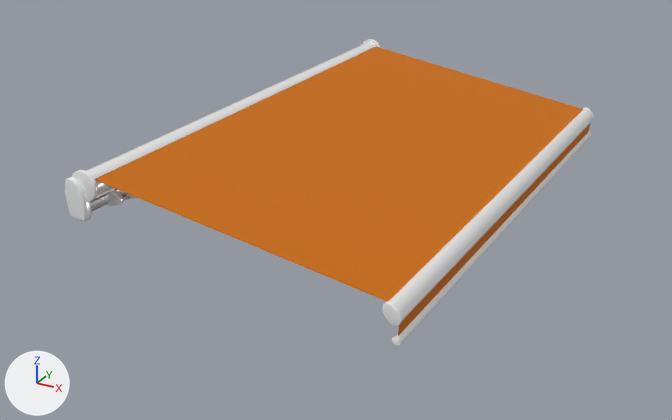
A saved change to the glTF model models/products/Basic.glb.
The view is the same before and after, from a 50 mm lens placed at (2.85, -5.87, 2.28), pointed at (-0.22, -0.29, -0.51). Every picture has the same lights, and +X, +Y and +Z are marked at lower left. Where no turn or scale is listed for an object, it has been applied to the vertices. Vertices at the same position are counted once.

The older version as bpy lines, for what is in view:
```python
ob_circle = bpy.data.objects.new('Circle', me_circle)
ob_circle.location = (-1.067, -0.083, 0.106)
ob_circle_003 = bpy.data.objects.new('Circle.003', me_circle_003)
ob_circle_003.location = (-1.094, -1.718, -0.054)
ob_circle_007 = bpy.data.objects.new('Circle.007', me_circle_007)
ob_circle_007.location = (1.061, -1.911, -0.371)
ob_circle_009 = bpy.data.objects.new('Circle.009', me_circle_009)
ob_circle_009.location = (-1.067, -0.083, 0.106)
ob_cube_002 = bpy.data.objects.new('Cube.002', me_cube_002)
ob_cube_002.parent = ob_orientation
ob_cube_002.location = (-0.999, -1.579, -0.147)
ob_cube_002.rotation_euler = (0.0, 0.0, -0.563)  # degrees (0, 0, -32)
ob_cube_002.scale = (0.0194, 0.0423, 0.0249)
ob_plane = bpy.data.objects.new('Plane', me_plane)
ob_plane.location = (-1.136, -2.0, 0.005)
ob_plane_001 = bpy.data.objects.new('Plane.001', me_plane_002)
ob_plane_001.parent = ob_orientation
ob_plane_001.location = (0.0, 0.0, -0.000697)
ob_plane_001.rotation_euler = (0.0, 0.0676, 0.0)  # degrees (0, 3.9, 0)
ob_plane_002 = bpy.data.objects.new('Plane.002', me_plane_003)
ob_plane_002.location = (1.065, 0.0, -0.298)
ob_stem = bpy.data.objects.new('Stem', me_cube)
ob_stem.location = (-1.114, 0.005, -0.05)
# also in view: 'Circle.001' at (1.03, -0.01, -0.21)
```
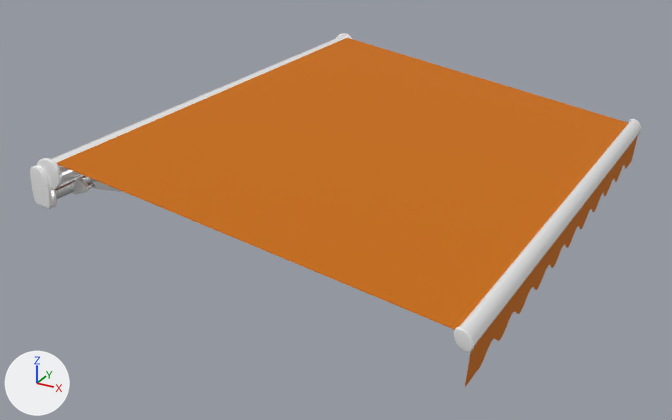
Location of each change, (x1, y1, x2, y2) in pixels of the pictures (672 x 420 px):
'Plane.001', moved, rescaled (17% wider, 15% taller): before (95, 47, 583, 301); after (57, 38, 628, 330)
'Circle.001', moved: before (382, 108, 594, 326); after (454, 119, 641, 352)
'Plane.002', reshaped, moved (10% narrower, 19% taller): before (398, 124, 590, 336); after (465, 135, 638, 387)
'Circle.009', moved: before (87, 42, 376, 199); after (52, 36, 348, 187)
'Circle.007', deleted: before (392, 131, 591, 347)
'Plane', moved: before (65, 177, 92, 221); after (30, 165, 57, 209)
'Circle', moved: before (72, 39, 380, 202); after (37, 33, 352, 190)
'Stem', moved: before (91, 189, 125, 212); after (55, 176, 91, 200)
'Circle.003', moved: before (106, 189, 124, 206); after (72, 178, 89, 194)
'Cube.002', reshaped: before (130, 195, 137, 198); after (95, 180, 123, 192)

Patch to the scene script:
```diff
--- a/models/products/Basic.glb.py
+++ b/models/products/Basic.glb.py
@@ me_cube_002 @@
 me_cube_002.from_pydata(...)  # 2072 vertices, 4120 faces; spans x -89.0..5.6, y -1.0..64.2, z -1.2..1.2
 # used by ob_cube_002; parent = ob_orientation; location = (-0.999, -1.579, -0.147); rotation_euler = (0.0, 0.0, -0.563), in degrees (0, 0, -32); scale = (0.0194, 0.0423, 0.0249)
+# me_cube_002 part 1: the loose piece of 124 vertices spanning x -0.2..5.1, y -1.0..32.2, z -1.2..1.2 is scaled about its middle by (1, 0.986, 1), then moved by (-4.8, -32.8, 0.0)
 me_cube_002.materials.append(mat_schiene)
@@ me_plane_003 @@
 # used by ob_plane_002; location = (1.065, 0.0, -0.298)
-me_plane_003.from_pydata(...)  # 8 vertices, 12 faces; spans x -0.01..0.01, y -1.93..1.93, z -0.06..0.06
+me_plane_003.from_pydata(...)  # 452 vertices, 900 faces; spans x -0.02..0.01, y -1.93..1.93, z -0.21..0.06
+# me_plane_003 part 2: 2 vertices moved from x -0.01, y -1.93, z -0.06 to x -0.02, y -1.93, z -0.21; 2 vertices removed from x -0.01, y 1.93, z -0.06; 446 vertices added at x -0.02..-0.01, y -1.72..1.93, z -0.21..-0.13
 me_plane_003.materials.append(mat_stoff_01)
@@ ob_circle @@
 ob_circle = bpy.data.objects.new('Circle', me_circle)
-ob_circle.location = (-1.067, -0.083, 0.106)
+ob_circle.location = (-1.356, -0.083, 0.131)
@@ ob_circle_001 @@
 ob_circle_001 = bpy.data.objects.new('Circle.001', me_circle_001)
-ob_circle_001.location = (1.039, -0.09, -0.201)
+ob_circle_001.location = (1.447, -0.09, -0.236)
@@ ob_circle_003 @@
 ob_circle_003 = bpy.data.objects.new('Circle.003', me_circle_003)
-ob_circle_003.location = (-1.094, -1.718, -0.054)
+ob_circle_003.location = (-1.384, -1.718, -0.028)
@@ ob_circle_007 @@
-ob_circle_007 = bpy.data.objects.new('Circle.007', me_circle_007)
-ob_circle_007.location = (1.061, -1.911, -0.371)
@@ ob_circle_009 @@
 ob_circle_009 = bpy.data.objects.new('Circle.009', me_circle_009)
-ob_circle_009.location = (-1.067, -0.083, 0.106)
+ob_circle_009.location = (-1.356, -0.083, 0.131)
@@ ob_plane @@
 ob_plane = bpy.data.objects.new('Plane', me_plane)
-ob_plane.location = (-1.136, -2.0, 0.005)
+ob_plane.location = (-1.425, -2.0, 0.03)
@@ ob_plane_001 @@
 ob_plane_001.parent = ob_orientation
-ob_plane_001.location = (0.0, 0.0, -0.000697)
+ob_plane_001.location = (0.0418, 0.0, -0.00353)
 ob_plane_001.rotation_euler = (0.0, 0.0676, 0.0)  # degrees (0, 3.9, 0)
+ob_plane_001.scale = (1.31, 1.0, 1.0)
@@ ob_plane_002 @@
 ob_plane_002 = bpy.data.objects.new('Plane.002', me_plane_003)
-ob_plane_002.location = (1.065, 0.0, -0.298)
+ob_plane_002.location = (1.473, 0.0, -0.334)
@@ ob_stem @@
 ob_stem = bpy.data.objects.new('Stem', me_cube)
-ob_stem.location = (-1.114, 0.005, -0.05)
+ob_stem.location = (-1.404, 0.005, -0.025)
```
